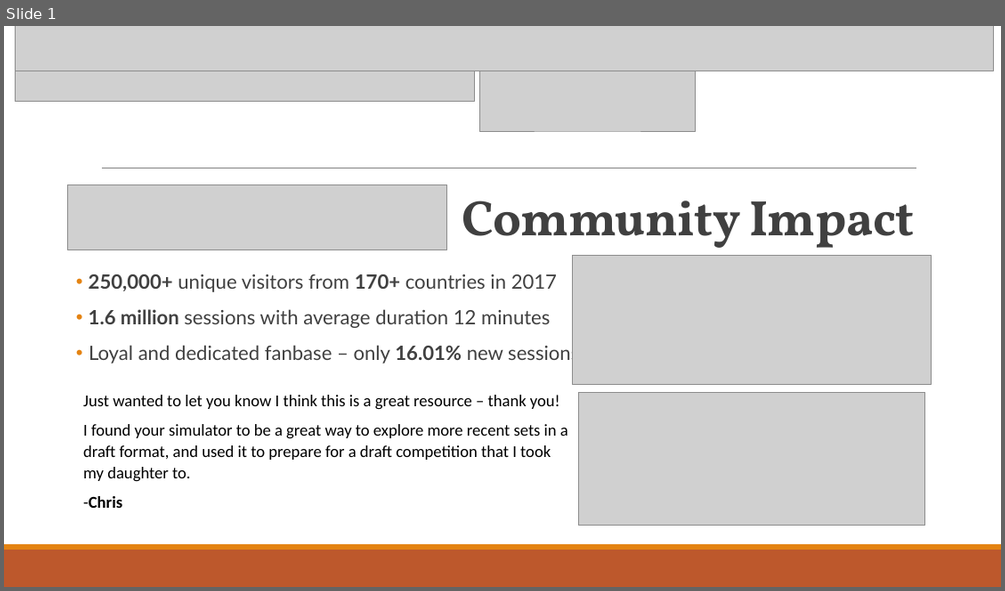
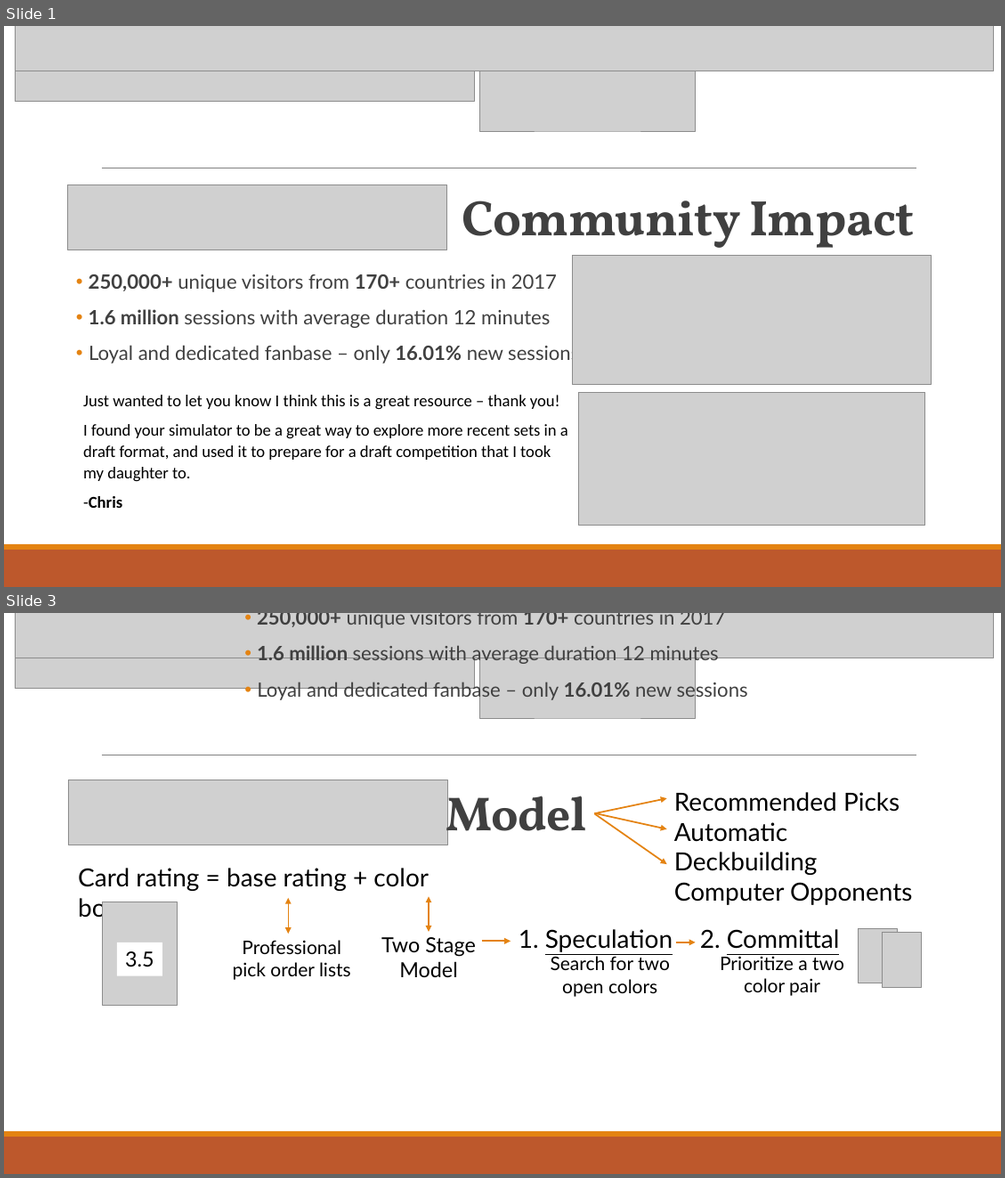
Before and after one commit to danieljbrooks/danieljbrooks.github.io, a slide deck: images/draftsim_impact.pptx. Shown one above the other, each under a label of ours: slide 1 before the commit, slides 1 and 3 after it; the slides between them are not shown. The pictures are 1005x591 and 1005x1178 pixels, drawn with LibreOffice and Linux fonts; fonts in the diff are those of the drawing; grey boxes stand for pictures; background and template pictures are left out. Boxes give left, top, right and bottom in pixels: in the first picture for what was removed or moved away, otherwise in the second. Text is boxed around its words. In the diff, an @@ line names an element or a change of style, - is before the commit and + after.

```diff
--- a/images/draftsim_impact.pptx
+++ b/images/draftsim_impact.pptx
@@ slide 3 added at <box>4,613,1001,1174</box>, background #FFFFFF; not listed: 3 template elements that a slide beside it also shows @@
@@ picture added at <box>15,639,474,688</box> @@
@@ picture added at <box>15,613,993,658</box> @@
@@ text added at <box>257,613,748,701</box>, 19 pt, text #404040 @@
+• 250,000+ unique visitors from 170+ countries in 2017
+• 1.6 million sessions with average duration 12 minutes
+• Loyal and dedicated fanbase – only 16.01% new sessions
@@ picture added at <box>479,623,695,718</box> @@
@@ picture added at <box>68,780,447,845</box> @@
@@ title added at <box>446,785,587,845</box>, 46 pt, text #404040, bold @@
+Model
@@ arrow added from (595, 813) to (667, 798), #E48312 1.5 pt @@
@@ text added at <box>674,792,912,905</box>, 24 pt, text #000000 @@
+Recommended Picks
+Automatic Deckbuilding
+Computer Opponents
@@ arrow added from (595, 813) to (667, 829), #E48312 1.5 pt @@
@@ arrow added from (595, 813) to (667, 864), #E48312 1.5 pt @@
@@ text added at <box>78,868,429,922</box>, 24 pt, text #000000 @@
+Card rating = base rating + color bonus
@@ picture added at <box>103,901,178,1005</box> @@
@@ double arrow added from (288, 898) to (288, 933), #E48312 1 pt @@
@@ double arrow added from (429, 896) to (429, 932), #E48312 1 pt @@
@@ picture added at <box>858,929,897,983</box> @@
@@ picture added at <box>882,933,922,987</box> @@
@@ rectangle added at <box>117,942,162,976</box>, fill #FFFFFF, 20 pt, text #000000 @@
+3.5
@@ text added at <box>233,940,351,980</box>, 18 pt, text #000000 @@
+Professional
+pick order lists
@@ text added at <box>381,937,475,977</box>, 20 pt, text #000000 @@
+Two Stage Model
@@ arrow added from (482, 941) to (510, 941), #E48312 1.5 pt @@
@@ arrow added from (676, 942) to (696, 942), #E48312 1.5 pt @@
@@ group added at <box>518,929,844,997</box>: 4 texts @@
+1. Speculation
+Search for two open colors
+2. Committal
+Prioritize a two color pair
```
Also in this commit, not shown: 2 other slides added, 1 other file.
